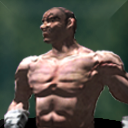
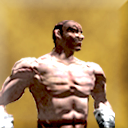
The second 128x128 image is a revision of the first. Changes to its layers:
"Bevel - Buttons (Fat Shapes), Stretched Plastic (modified)": opacity 20% → 70%, painted on it over [0,0,128,128]
painted on "Worker" over [0,7,128,128]
hid "Layer 4" over [0,117,128,128]
hid "Layer 3", painted on it over [0,0,128,128]
